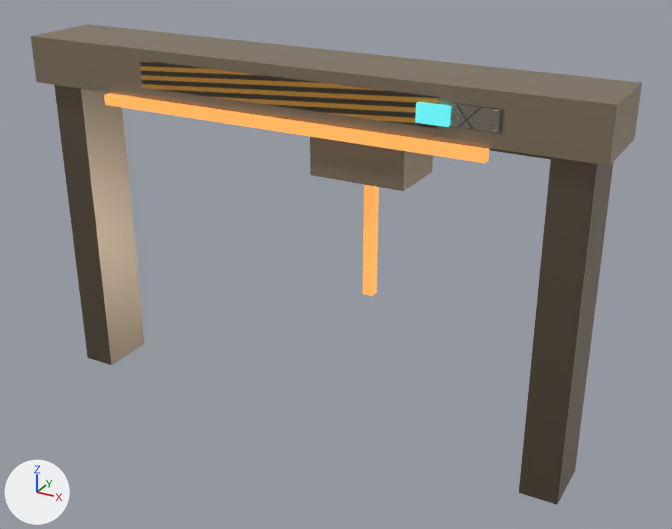
The glTF model public/assets/models/environments/refinery-smelter-gantry-lod1.glb, before and after one commit.
One viewpoint serves both versions: a 50 mm lens placed at (4.32, -7.22, 5.34), pointed at (0.3, 0.09, 1.69). Arrows for +X, +Y and +Z are at lower left; the lights stay in place. The picture after the commit comes second. Where no turn or scale is listed for an object, it has been applied to the vertices.

In view in the first picture: 'p28-b5-refinery-detail-atlas-gantry', 'refinery-smelter-gantry-beam', 'refinery-smelter-gantry-carriage', 'refinery-smelter-gantry-drop-line', 'refinery-smelter-gantry-hazard', 'refinery-smelter-gantry-left', 'refinery-smelter-gantry-right', 'refinery-smelter-gantry-status' and 1 more.
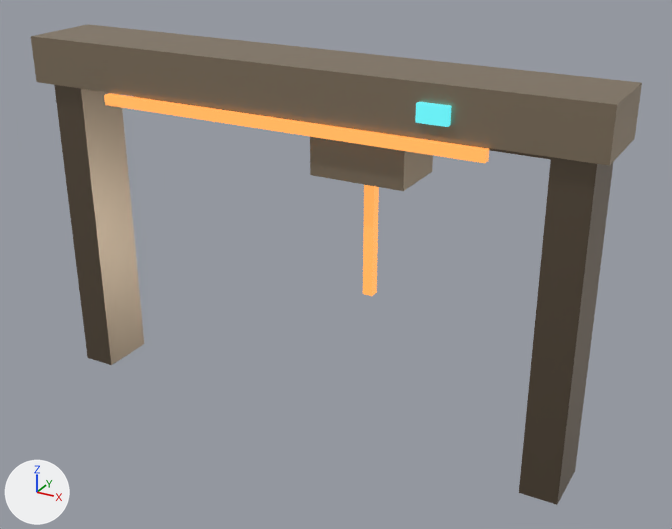
Scene script edits in JSON lines:
```json
{"op": "remove", "block": "ob_p28_b5_refinery_detail_atlas_gantry", "code": ["ob_p28_b5_refinery_detail_atlas_gantry = bpy.data.objects.new('p28-b5-refinery-detail-atlas-gantry', me_p28_b5_refinery_detail_atlas)", "ob_p28_b5_refinery_detail_atlas_gantry.location = (0.0, 0.0, 0.0)"]}
```

Changed parts and their boxes (x1, y1, x2, y2) in the pictures (672 x 529 px):
```json
{"object": "p28-b5-refinery-detail-atlas-gantry", "change": "deleted", "before": [140, 60, 503, 133], "on screen": "brown"}
```
